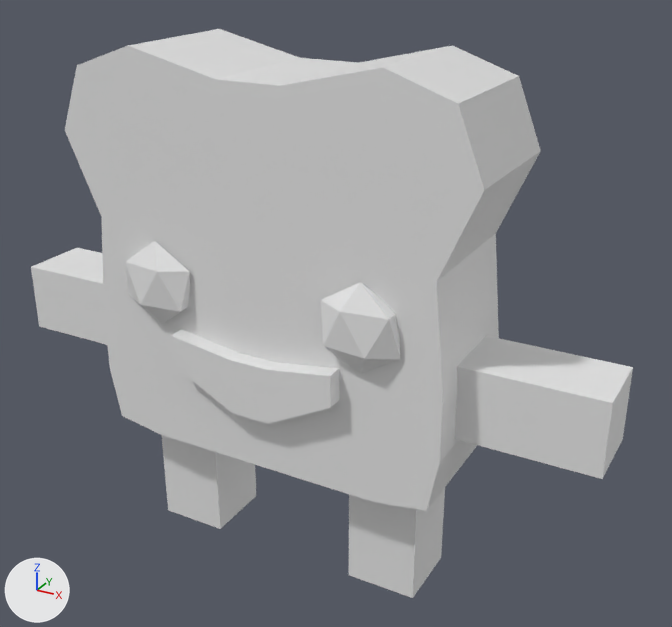
Before and after pictures for a commit that changed the FBX model SaladChefSim/Assets/ArtAssets/Toast Guy.fbx.
Before and after are seen from a camera (50 mm lens) standing at (2.36, -3.85, 3.39) and looking at (0.2, 0.08, 1.42). Every picture has the same lights, and +X, +Y and +Z are marked at lower left.

Objects in the first picture: 'Arms', 'Eyes', 'Legs', 'Mouth', 'Toast Guy Body'.
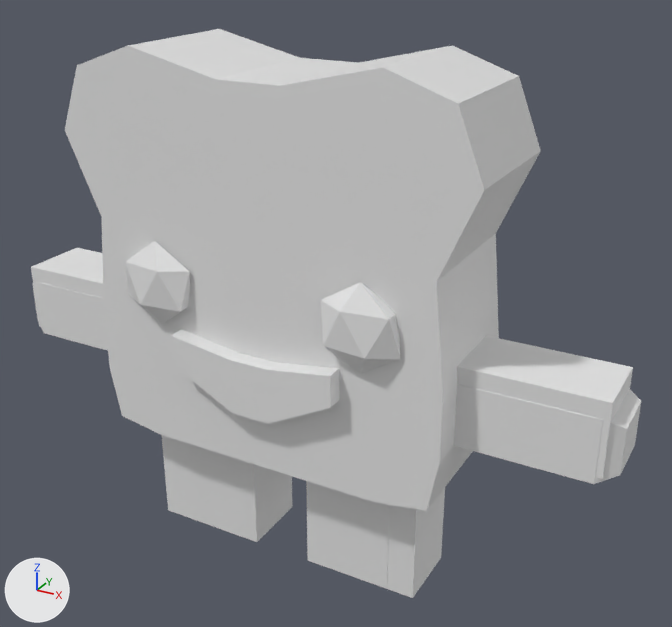
What the commit changed:
me_cube is used by ob_toast_guy_body; location (0.0, 0.0, 0.0).
me_cube had 72 vertices, 70 faces and spanned x -1.13..1.13, y -0.37..0.37, z 0.67..2.78.
me_cube now has 136 vertices, 134 faces and spans x -1.78..1.78, y -0.37..0.37, z 0.0..2.78.
Part 1, on me_cube:
20 faces are deleted.
16 vertices are added at x -1.78..1.78, y -0.2..0.2, z 1.0..1.33.
20 new vertices lie (0.0, 0.17, 0.0) away from vertices in x -1.13..1.13, y -0.37, z 0.67..2.78.
20 new vertices lie (0.0, -0.17, 0.0) away from vertices in x -1.13..1.13, y 0.37, z 0.67..2.78.
8 new vertices lie (0.0, 0.0, -0.67) away from vertices in x -0.67..0.67, y -0.2..0.2, z 0.67.
84 new faces join them.

Pixel boxes (x1, y1, x2, y2) of what changed, in the pictures (672 x 627 px):
'Toast Guy Body', reshaped (28% wider, 16% taller)
    before: (65, 29, 541, 511)
    after: (32, 29, 641, 589)
part 1 of me_cube, built on
    before: (128, 29, 541, 510)
    after: (32, 29, 641, 589)
